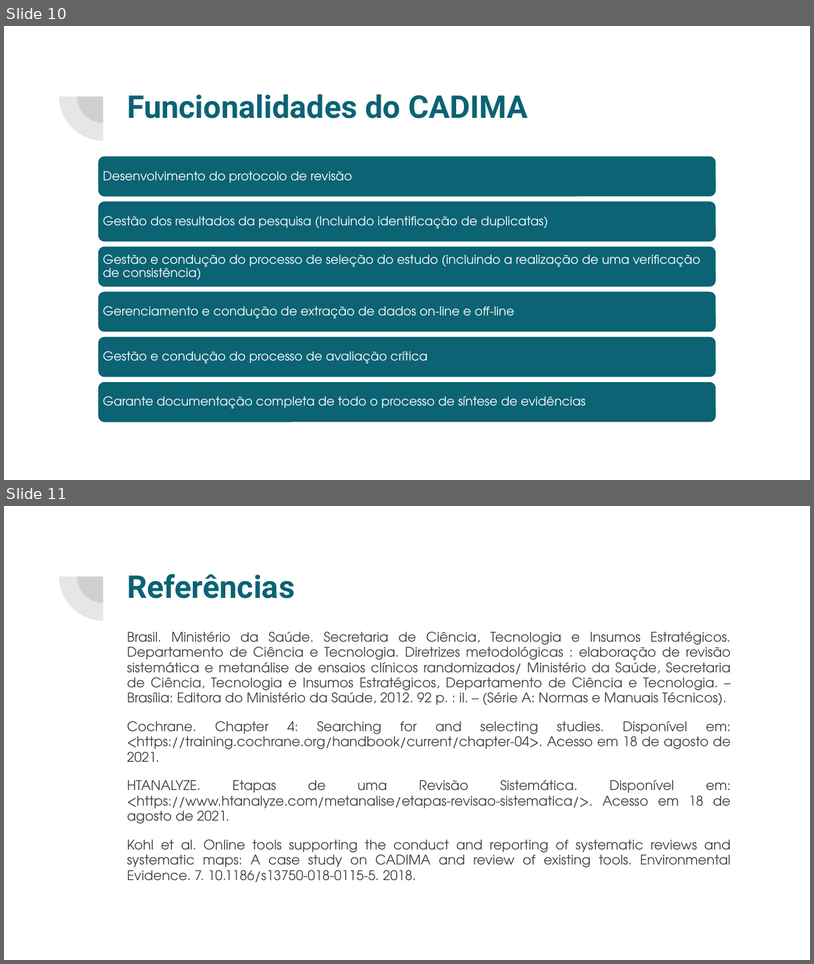
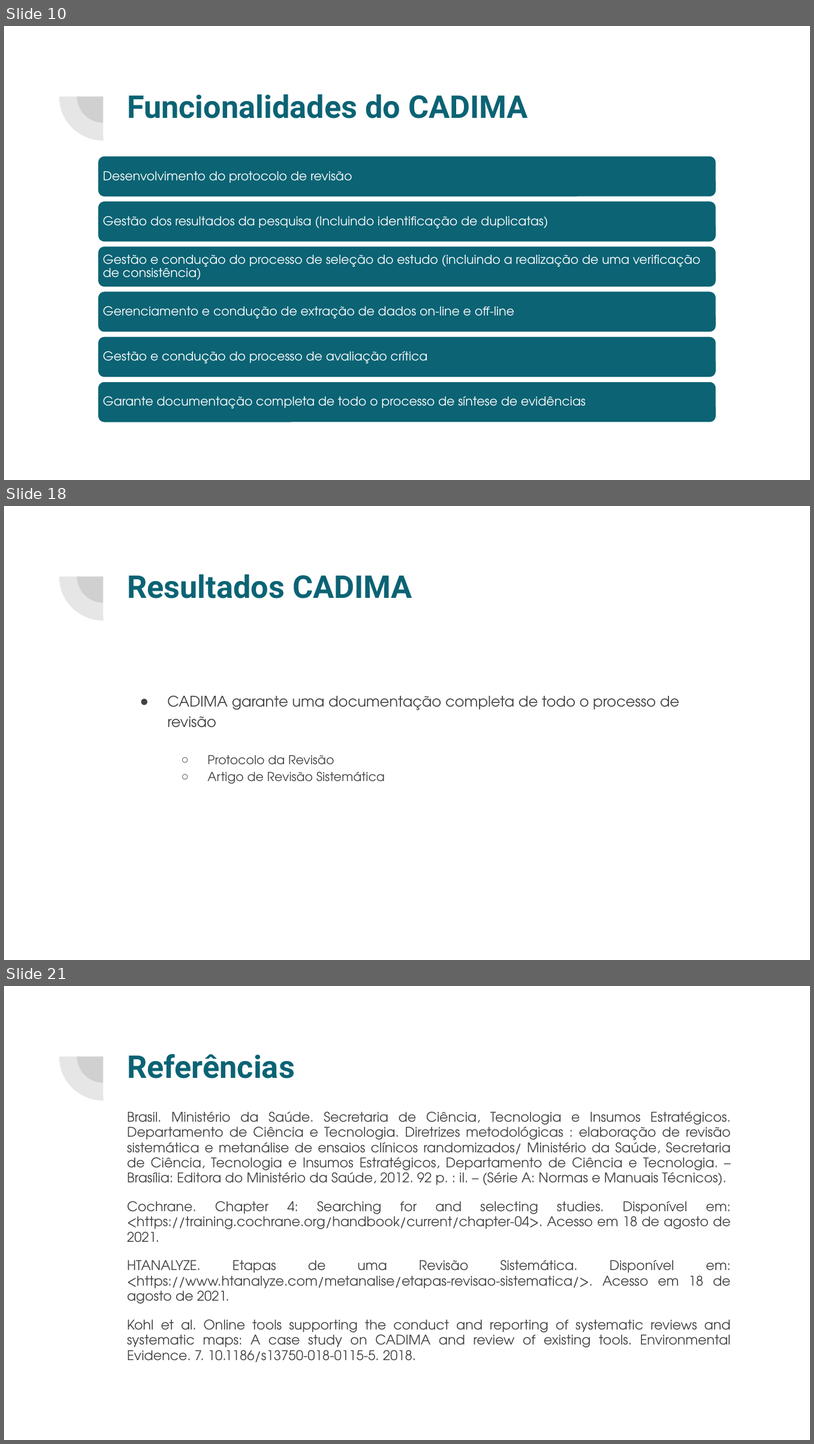
Before and after one commit to cglima/apresentacao-revisao-sistematica, a slide deck: apresentacao-revisao-sistematica.pptx. Shown one above the other, each under a label of ours: slides 10 and 11 before the commit, slides 10, 18 and 21 after it; the slides between them are not shown. The pictures are 814x964 and 814x1444 pixels, drawn with LibreOffice and Linux fonts; fonts in the diff are those of the drawing. Boxes give left, top, right and bottom in pixels: in the first picture for what was removed or moved away, otherwise in the second. Text is boxed around its words. In the diff, an @@ line names an element or a change of style, - is before the commit and + after.

Commit message:
Inserção de prints simulando o funcionamento do CADIMA nos slides da apresentação.

```diff
--- a/apresentacao-revisao-sistematica.pptx
+++ b/apresentacao-revisao-sistematica.pptx
@@ slide 18 added at [4,506,810,960], background #FFFFFF; not listed: 2 template elements that a slide beside it also shows @@
@@ title added at [127,574,413,598], 28 pt, text #0B6374, bold @@
+Resultados CADIMA
@@ text added at [167,695,680,784], 13 pt, text #424242 @@
+● CADIMA garante uma documentação completa de todo o processo de revisão
+  ○ Protocolo da Revisão
+  ○ Artigo de Revisão Sistemática
@@ what was slide 11 is now slide 21 @@
```
Also in this commit, not shown: 1 slide changed, 9 other slides added.
